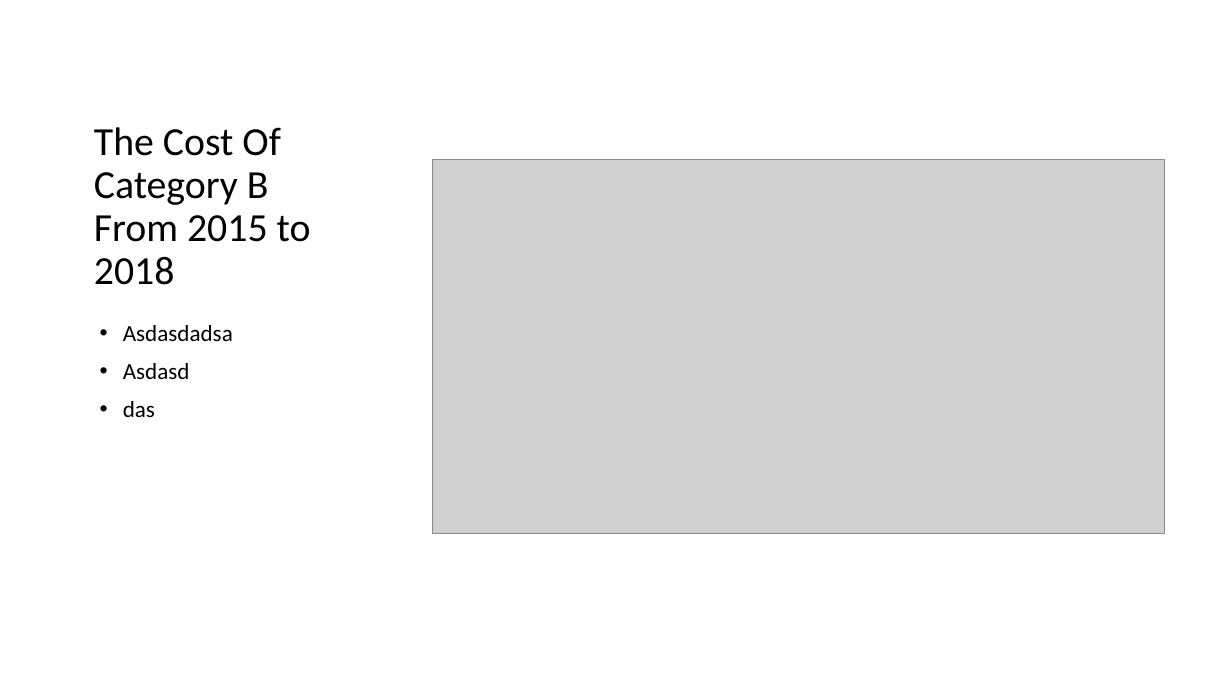
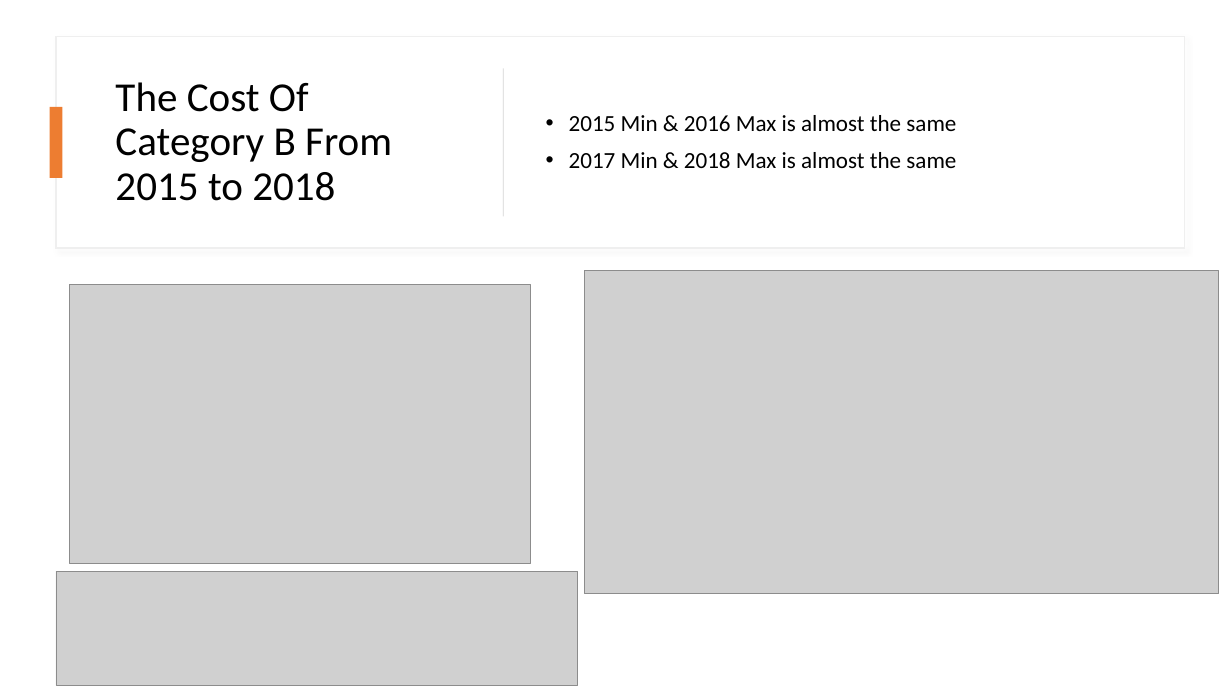
Before and after one commit to jurgen-tan-git/PDS-Assignments, a slide deck: slide 6 of JurgenTan_CA1.pptx (slide 3 before the commit). Drawn at 1232x693 pixels with LibreOffice and Linux fonts; fonts in the diff are those of the drawing; grey boxes stand for pictures. Boxes give left, top, right and bottom in pixels: in the first picture for what was removed or moved away, otherwise in the second. Text is boxed around its words. In the diff, an @@ line names an element or a change of style, - is before the commit and + after.

```diff
--- a/JurgenTan_CA1.pptx
+++ b/JurgenTan_CA1.pptx
@@ rectangle added at <box>56,37,1185,248</box>, fill #FFFFFF, outline #EFEFEF 1 pt @@
@@ title "The Cost Of Category B ...": place and size @@
-title "The Cost Of Category B ..." at <box>94,127,311,285</box>
+title "The Cost Of Category B ..." at <box>115,82,392,201</box>
@@ title "The Cost Of Category B ..." at <box>115,82,392,201</box>: size 31 to 32 pt; vertical alignment bottom to middle @@
@@ rectangle added at <box>503,69,504,217</box>, fill #D5D5D5 @@
@@ rectangle added at <box>50,107,63,178</box>, fill #ED7D31 @@
@@ text added at <box>569,115,956,168</box>, 18 pt, text #000000 @@
+• 2015 Min & 2016 Max is almost the same
+• 2017 Min & 2018 Max is almost the same
@@ picture removed at <box>433,160,1165,533</box> @@
@@ picture added at <box>70,285,531,563</box> @@
@@ picture added at <box>585,271,1220,594</box> @@
@@ text removed at <box>123,325,233,417</box> @@
-• Asdasdadsa
-• Asdasd
-• das
@@ picture added at <box>56,571,579,686</box> @@
```
Also in this commit, not shown: 5 other slides changed, 4 slides added, 4 other files.
